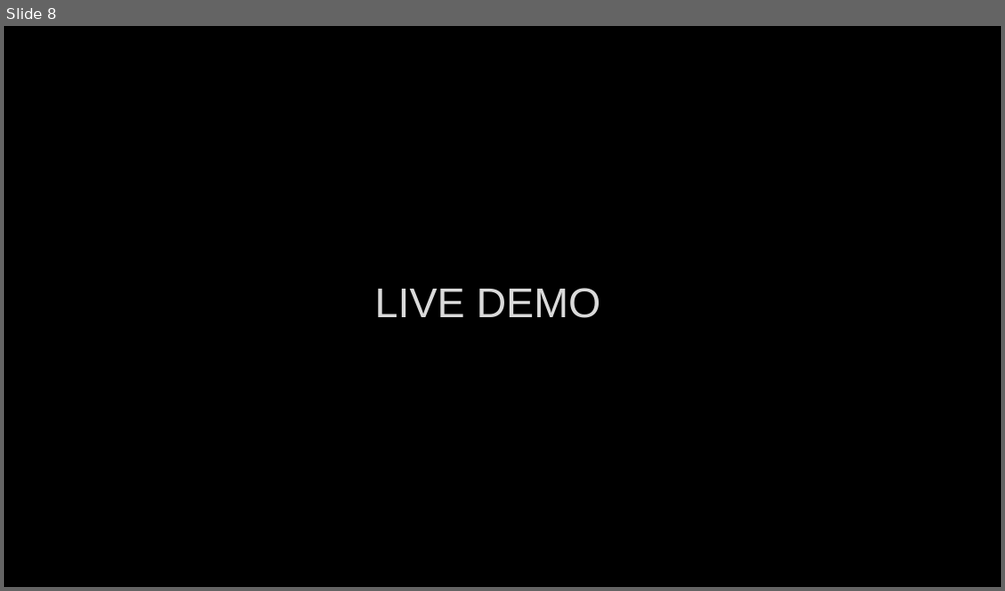
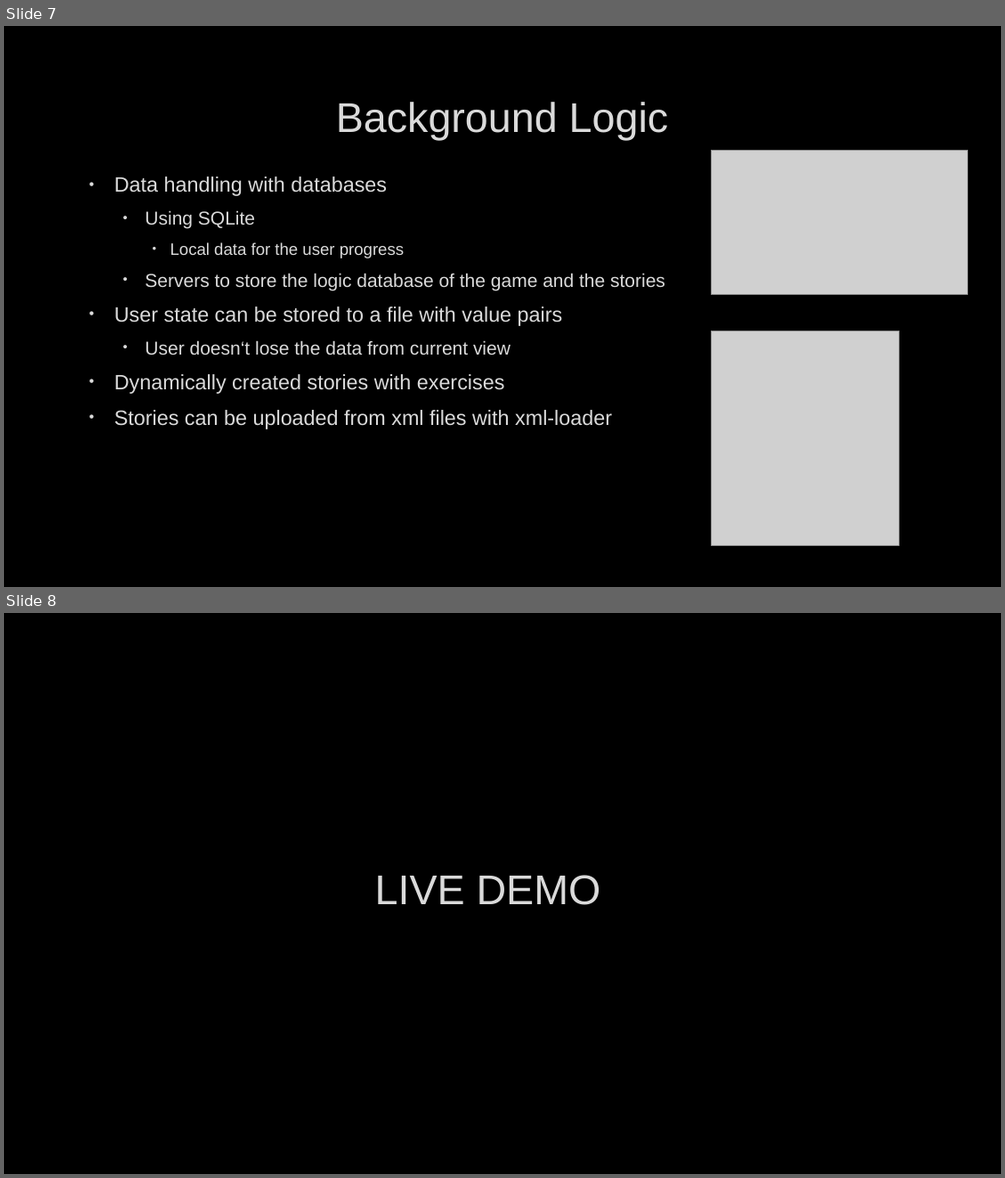
Before and after one commit to felixnext/enjoy-sql, a slide deck: presentation/Enjoy-SQL.pptx. Shown one above the other, each under a label of ours: slide 8 before the commit, slides 7 and 8 after it. The pictures are 1005x591 and 1005x1178 pixels, drawn with LibreOffice and Linux fonts; fonts in the diff are those of the drawing; grey boxes stand for pictures; background and template pictures are left out. Boxes give left, top, right and bottom in pixels: in the first picture for what was removed or moved away, otherwise in the second. Text is boxed around its words. In the diff, an @@ line names an element or a change of style, - is before the commit and + after.

```diff
--- a/presentation/Enjoy-SQL.pptx
+++ b/presentation/Enjoy-SQL.pptx
@@ slide 7 added at <box>4,26,1001,587</box>, background picture (left out) @@
@@ title added at <box>336,102,669,140</box>, 40 pt, text #DADADA @@
+Background Logic
@@ picture added at <box>712,150,967,295</box> @@
@@ text added at <box>114,176,665,429</box>, 20 pt, text #DADADA @@
+• Data handling with databases
+  • Using SQLite
+    • Local data for the user progress
+  • Servers to store the logic database of the game and the stories
+• User state can be stored to a file with value pairs
+  • User doesn‘t lose the data from current view
+• Dynamically created stories with exercises
+• Stories can be uploaded from xml files with xml-loader
@@ picture added at <box>712,331,899,545</box> @@
```
Also in this commit, not shown: 1 slide changed, 1 slide removed.
